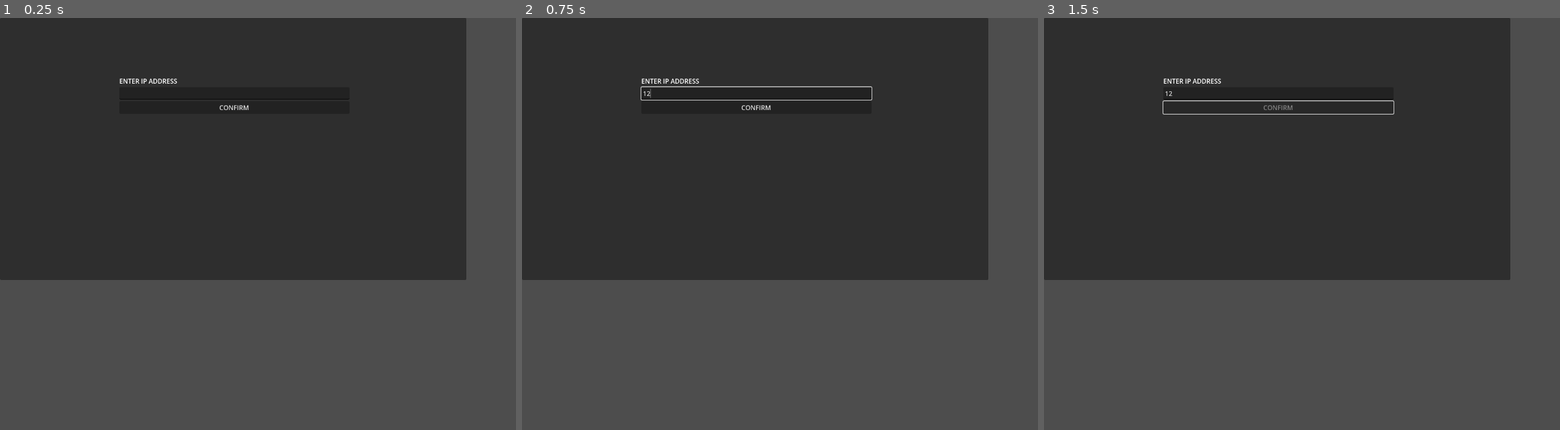
Above: before the commit, frames 1-3 (left to right).
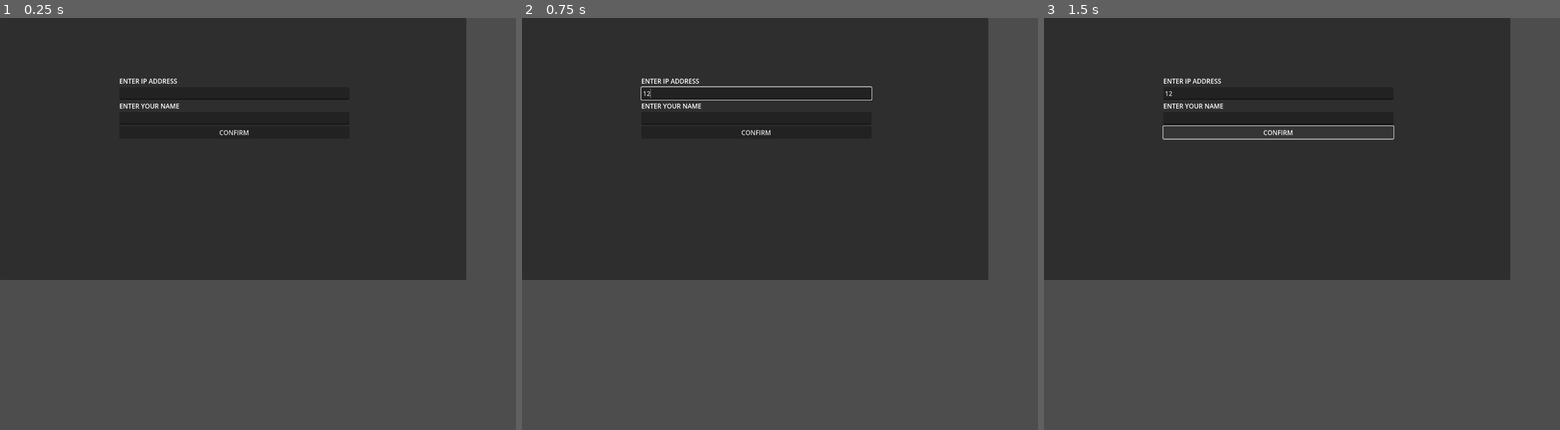
Above: after the commit, the same moments.

Repository: UNLAM-PROG-C/2025-PROGC-Q2-M2
Game: Godot game, scene res://main.tscn
The game is run twice, just before and just after one commit, with the same random seed, the same clock (stepped at 60 frames per second) and the same inputs.
Inputs (mouse positions are in pixels of both pictures, inside the frame that each line leads up to):
- Up to frame 1 (0.25 s): no input
- Up to frame 2 (0.75 s): click (754, 92) at 0.52 s; type "12" at 0.6 s
- Up to frame 3 (1.5 s): click "CONFIRM" at 1.25 s

The runs differ from the first frame. In frame 1, 0.2% of the frame differs, in the area x 23-68%, y 20-29%; in frame 2, 0.2%; in frame 3, 0.7%, in the area x 23-68%, y 20-30%.
Error before the commit: Out of bounds get index '1' (on base: 'PackedStringArray') (res://scripts/main_menu.gd:22)

Commit message:
Version 1.0

Diff:
--- a/TP-Integrador/main.tscn
+++ b/TP-Integrador/main.tscn
@@ -30,6 +30,14 @@
 [node name="IpInput" type="LineEdit" parent="Panel/VBoxContainer"]
 layout_mode = 2
 
+[node name="NameLabel" type="Label" parent="Panel/VBoxContainer"]
+layout_mode = 2
+text = "ENTER YOUR NAME"
+
+[node name="NameInput" type="LineEdit" parent="Panel/VBoxContainer"]
+layout_mode = 2
+max_length = 24
+
 [node name="StartButton" type="Button" parent="Panel/VBoxContainer"]
 layout_mode = 2
 text = "CONFIRM"
--- a/TP-Integrador/network/connection.gd
+++ b/TP-Integrador/network/connection.gd
@@ -1,6 +1,7 @@
 extends Node
 
 signal state_update(payload: PackedByteArray)
+signal names_update(player_name: String, opponent_name: String)
 
 enum ConnectionStatus {
 	DISCONNECTED,
@@ -13,20 +14,25 @@
 
 const ServerMessageType := {
 	STATE_UPDATE = 0,
+	NAMES_UPDATE = 1,
 }
 
 const ClientMessageType := {
 	GET_STATE = 0,
 	HIT = 1,
 	PLACE_BOAT = 2,
+	SET_NAME = 3,
 }
 
 var status: ConnectionStatus = ConnectionStatus.DISCONNECTED
 var tcp: StreamPeerTCP
 var _receive_buffer := PackedByteArray()
+var player_name: String = ""
+var opponent_name: String = ""
 
 func reset() -> void:
 	_receive_buffer.clear()
+	opponent_name = ""
 
 func send_message(message_type: int, payload: PackedByteArray = PackedByteArray()) -> void:
 	if not tcp:
@@ -67,6 +73,8 @@
 		match message_type:
 			ServerMessageType.STATE_UPDATE:
 				emit_signal("state_update", payload)
+			ServerMessageType.NAMES_UPDATE:
+				_process_names_payload(payload)
 			_:
 				print("Warning: received unknown server message type: %d" % message_type)
 
@@ -74,3 +82,25 @@
 			_receive_buffer.clear()
 		else:
 			_receive_buffer = _receive_buffer.slice(total_length, _receive_buffer.size())
+
+func _process_names_payload(payload: PackedByteArray) -> void:
+	if payload.size() < 2:
+		print("Warning: received names payload too short")
+		return
+	var index := 0
+	var self_len := payload[index]
+	index += 1
+	if payload.size() < index + self_len + 1:
+		print("Warning: names payload truncated for player name")
+		return
+	var self_bytes := payload.slice(index, index + self_len)
+	index += self_len
+	var opponent_len := payload[index]
+	index += 1
+	if payload.size() < index + opponent_len:
+		print("Warning: names payload truncated for opponent name")
+		return
+	var opponent_bytes := payload.slice(index, index + opponent_len)
+	player_name = self_bytes.get_string_from_utf8().strip_edges()
+	opponent_name = opponent_bytes.get_string_from_utf8().strip_edges()
+	emit_signal("names_update", player_name, opponent_name)
--- a/TP-Integrador/scenes/game/board.tscn
+++ b/TP-Integrador/scenes/game/board.tscn
@@ -113,10 +113,6 @@
 theme_override_constants/v_separation = 0
 columns = 10
 
-[node name="Player2Overlay" type="Node2D" parent="HFlowContainer/Player2Panel"]
-z_index = 2
-position = Vector2(4, 4)
-
 [node name="Player2Effects" type="Node2D" parent="HFlowContainer/Player2Panel"]
 z_index = 4
 position = Vector2(4, 4)
@@ -125,10 +121,10 @@
 layout_mode = 1
 anchors_preset = 10
 anchor_right = 1.0
-offset_left = 32.0
-offset_top = 16.0
-offset_right = -32.0
-offset_bottom = 132.0
+offset_left = -52.0
+offset_top = 60.0
+offset_right = 44.0
+offset_bottom = 346.0
 grow_horizontal = 2
 
 [node name="MarginContainer" type="MarginContainer" parent="StatusPanel"]
@@ -136,6 +132,10 @@
 anchors_preset = 15
 anchor_right = 1.0
 anchor_bottom = 1.0
+offset_left = -1.0
+offset_top = 6.0
+offset_right = -1.0
+offset_bottom = 30.0
 grow_horizontal = 2
 grow_vertical = 2
 theme_override_constants/margin_left = 16
@@ -147,6 +147,18 @@
 layout_mode = 2
 size_flags_horizontal = 3
 theme_override_constants/separation = 6
+
+[node name="PlayerNameLabel" type="Label" parent="StatusPanel/MarginContainer/VBoxContainer"]
+layout_mode = 2
+size_flags_horizontal = 3
+text = "Jugador: Vos"
+horizontal_alignment = 1
+
+[node name="OpponentNameLabel" type="Label" parent="StatusPanel/MarginContainer/VBoxContainer"]
+layout_mode = 2
+size_flags_horizontal = 3
+text = "Oponente: Oponente"
+horizontal_alignment = 1
 
 [node name="PhaseLabel" type="Label" parent="StatusPanel/MarginContainer/VBoxContainer"]
 layout_mode = 2
--- a/TP-Integrador/scripts/board.gd
+++ b/TP-Integrador/scripts/board.gd
@@ -4,13 +4,14 @@
 @onready var grid_player_2 = $Player2Panel/Player2Board
 @onready var player_ships_overlay: Node2D = $Player1Panel/Player1Overlay
 @onready var player_effects_overlay: Node2D = $Player1Panel/Player1Effects
-@onready var opponent_ships_overlay: Node2D = $Player2Panel/Player2Overlay
 @onready var opponent_effects_overlay: Node2D = $Player2Panel/Player2Effects
 @onready var preview_overlay: Node2D = $Player1Panel/Player1Preview
 @onready var status_panel: Panel = get_parent().get_node("StatusPanel")
 @onready var phase_label: Label = status_panel.get_node("MarginContainer/VBoxContainer/PhaseLabel")
 @onready var turn_label: Label = status_panel.get_node("MarginContainer/VBoxContainer/TurnLabel")
 @onready var placement_container: HBoxContainer = status_panel.get_node("MarginContainer/VBoxContainer/PlacementContainer")
+@onready var player_name_label: Label = status_panel.get_node("MarginContainer/VBoxContainer/PlayerNameLabel")
+@onready var opponent_name_label: Label = status_panel.get_node("MarginContainer/VBoxContainer/OpponentNameLabel")
 
 const GRID_SIZE := 10
 const CELL_PIXEL_SIZE := 60
@@ -89,9 +90,12 @@
 var explosion_textures: Array[Texture2D] = []
 var player_explosions := {}
 var opponent_explosions := {}
-var opponent_destroyed_ships := {}
-var opponent_revealed_counts := {2: 0, 3: 0, 4: 0, 5: 0}
+var opponent_destroyed_ship_keys := {}
 var player_ship_layout: Array = []
+var player_display_name: String = ""
+var opponent_display_name: String = ""
+var last_status_header: int = -1
+var last_status_is_player_turn: bool = false
 
 func _input(event):
 	if event.is_action_released("rotate"):
@@ -106,6 +110,7 @@
 	_init_ship_textures()
 	_init_explosion_textures()
 	_init_status_ui()
+	_refresh_name_labels()
 	_update_placement_icons(0)
 	for row in range(GRID_SIZE):
 		var row_array := []
@@ -587,6 +592,27 @@
 		"horizontal": horizontal,
 	})
 
+func update_player_names(player_name: String, opponent_name: String) -> void:
+	player_display_name = player_name.strip_edges()
+	opponent_display_name = opponent_name.strip_edges()
+	_refresh_name_labels()
+	if last_status_header != -1:
+		update_status(last_status_header, last_status_is_player_turn)
+
+func _refresh_name_labels() -> void:
+	if player_name_label:
+		var label := player_display_name if _has_player_name() else "Vos"
+		player_name_label.text = "Jugador: %s" % label
+	if opponent_name_label:
+		var label := opponent_display_name if _has_opponent_name() else "Oponente"
+		opponent_name_label.text = "Oponente: %s" % label
+
+func _has_player_name() -> bool:
+	return player_display_name != ""
+
+func _has_opponent_name() -> bool:
+	return opponent_display_name != ""
+
 func _spawn_ship_sprite(texture: Texture2D, length: int, start_row: int, start_col: int, horizontal: bool) -> void:
 	var sprite := _create_ship_sprite(texture, length, start_row, start_col, horizontal, 2)
 	if sprite == null:
@@ -614,9 +640,15 @@
 	return sprite
 
 func update_status(header: int, is_player_turn: bool) -> void:
+	last_status_header = header
+	last_status_is_player_turn = is_player_turn
 	var active_length: int = 0
 	var phase_text: String = ""
 	var info_text: String = ""
+	var has_player_name := _has_player_name()
+	var has_opponent_name := _has_opponent_name()
+	var player_name := player_display_name
+	var opponent_name := opponent_display_name
 	match header:
 		254:
 			phase_text = "¡Ganaste!"
@@ -642,16 +674,27 @@
 				info_text = "Faltan: %s" % String(", ").join(remaining)
 		1:
 			current_ship_size = 0
-			phase_text = "Esperando a que el oponente coloque sus barcos..."
+			if has_opponent_name:
+				phase_text = "Esperando a que %s coloque sus barcos..." % opponent_name
+			else:
+				phase_text = "Esperando a que el oponente coloque sus barcos..."
 			info_text = "Barcos listos: %d / %d" % [placement_progress, PLACEMENT_SEQUENCE.size()]
 		0:
 			current_ship_size = 0
 			if is_player_turn:
-				phase_text = "¡Tu turno para atacar!"
-				info_text = "Seleccioná una celda del tablero enemigo."
+				if has_player_name:
+					phase_text = "¡Tu turno, %s!" % player_name
+					info_text = "Seleccioná una celda del tablero enemigo de %s." % (opponent_name if has_opponent_name else "tu oponente")
+				else:
+					phase_text = "¡Tu turno para atacar!"
+					info_text = "Seleccioná una celda del tablero enemigo."
 			else:
-				phase_text = "Turno del oponente..."
-				info_text = "Esperá el disparo del oponente."
+				if has_opponent_name:
+					phase_text = "Turno de %s..." % opponent_name
+					info_text = "%s está atacando. Esperá su disparo." % opponent_name
+				else:
+					phase_text = "Turno del oponente..."
+					info_text = "Esperá el disparo del oponente."
 		_:
 			current_ship_size = 0
 			phase_text = "Preparando partida..."
@@ -809,24 +852,9 @@
 			if not all_hit:
 				continue
 			var ship_key := _ship_coords_key(coords)
-			if opponent_destroyed_ships.has(ship_key):
+			if opponent_destroyed_ship_keys.has(ship_key):
 				continue
-			var min_row: int = coords[0].x
-			var min_col: int = coords[0].y
-			for point in coords:
-				var coord_point: Vector2i = point
-				min_row = min(min_row, coord_point.x)
-				min_col = min(min_col, coord_point.y)
-			var length: int = coords.size()
-			var horizontal: bool = bool(ship_info.get("horizontal", true))
-			var ship_data := {
-				"length": length,
-				"horizontal": horizontal,
-				"start_row": min_row,
-				"start_col": min_col,
-			}
-			opponent_destroyed_ships[ship_key] = ship_data
-			_reveal_opponent_ship(ship_key, ship_data)
+			opponent_destroyed_ship_keys[ship_key] = true
 			_handle_opponent_ship_destroyed(coords)
 
 func _collect_ship_from_raw(raw_values: Array, visited: Array, start_row: int, start_col: int) -> Dictionary:
@@ -875,29 +903,6 @@
 		parts.append("%d_%d" % [pos.x, pos.y])
 	return String(";").join(parts)
 
-func _reveal_opponent_ship(ship_key: String, ship_data: Dictionary) -> void:
-	if opponent_ships_overlay == null:
-		return
-	var length: int = ship_data.get("length", 0)
-	if length < 2:
-		return
-	var textures: Array = ship_textures_by_length.get(length, [])
-	if textures.is_empty():
-		return
-	var reveal_count: int = opponent_revealed_counts.get(length, 0)
-	var texture_index: int = min(reveal_count, textures.size() - 1)
-	var texture: Texture2D = textures[texture_index]
-	opponent_revealed_counts[length] = reveal_count + 1
-	var horizontal: bool = bool(ship_data.get("horizontal", true))
-	var start_row: int = ship_data.get("start_row", 0)
-	var start_col: int = ship_data.get("start_col", 0)
-	var sprite := _create_ship_sprite(texture, length, start_row, start_col, horizontal, 2)
-	if sprite == null:
-		return
-	opponent_ships_overlay.add_child(sprite)
-	ship_data["sprite"] = sprite
-	opponent_destroyed_ships[ship_key] = ship_data
-
 func _handle_opponent_ship_destroyed(coords: Array) -> void:
 	var ordered := coords.duplicate()
 	ordered.sort_custom(Callable(self, "_compare_vector2i"))
@@ -975,8 +980,7 @@
 func _clear_all_explosions(clear_player_layout: bool = true) -> void:
 	_clear_explosion_store(player_explosions)
 	_clear_explosion_store(opponent_explosions)
-	_clear_opponent_ships()
-	opponent_destroyed_ships.clear()
+	opponent_destroyed_ship_keys.clear()
 	if clear_player_layout:
 		player_ship_layout.clear()
 
@@ -986,12 +990,6 @@
 		if is_instance_valid(sprite):
 			sprite.queue_free()
 	store.clear()
-
-func _clear_opponent_ships() -> void:
-	if opponent_ships_overlay:
-		for child in opponent_ships_overlay.get_children():
-			child.queue_free()
-	opponent_revealed_counts = {2: 0, 3: 0, 4: 0, 5: 0}
 
 func _compare_vector2i(a: Vector2i, b: Vector2i) -> bool:
 	if a.x == b.x:
--- a/TP-Integrador/scripts/connection_manager.gd
+++ b/TP-Integrador/scripts/connection_manager.gd
@@ -2,8 +2,10 @@
 
 func _ready() -> void:
 	ConnectionState.state_update.connect(_on_state_update)
+	ConnectionState.names_update.connect(_on_names_update)
 	if ConnectionState.tcp:
 		ConnectionState.reset()
+	_apply_names()
 
 func _process(delta: float) -> void:
 	if not ConnectionState.tcp:
@@ -68,3 +70,14 @@
 	ConnectionState.reset()
 	ConnectionState.status = ConnectionState.ConnectionStatus.DISCONNECTED
 	get_tree().change_scene_to_file("res://main.tscn")
+
+func _on_names_update(player_name: String, opponent_name: String) -> void:
+	_apply_names()
+
+func _apply_names() -> void:
+	var game_board := get_node_or_null("HFlowContainer")
+	if not game_board:
+		return
+	if not game_board.has_method("update_player_names"):
+		return
+	game_board.update_player_names(ConnectionState.player_name, ConnectionState.opponent_name)
--- a/TP-Integrador/scripts/main_menu.gd
+++ b/TP-Integrador/scripts/main_menu.gd
@@ -1,9 +1,12 @@
 extends Control
 
 @onready var ip_input = $Panel/VBoxContainer/IpInput
+@onready var name_input = $Panel/VBoxContainer/NameInput
 @onready var start_button = $Panel/VBoxContainer/StartButton
 # Amount of retries for connection
 var MAX_RETRIES = 30
+const DEFAULT_PORT := 1234
+const MAX_NAME_LENGTH := 24
 
 func _ready() -> void:
 	start_button.pressed.connect(_on_start_button_pressed)
@@ -11,17 +14,40 @@
 func _on_start_button_pressed():
 	start_button.disabled = true
 	var ip_address: String = ip_input.text.strip_edges()
+	var player_name: String = name_input.text.strip_edges()
+
+	if player_name == "":
+		print("Please enter a name")
+		start_button.disabled = false
+		return
+	if player_name.length() > MAX_NAME_LENGTH:
+		player_name = player_name.substr(0, MAX_NAME_LENGTH)
+		name_input.text = player_name
 
 	if ip_address == "":
 		print("Please enter a valid ip address")
 		start_button.disabled = false
 		return
-	print("IP entered: ", ip_address)
+	var parts := ip_address.split(":", false, 1)
+	var ip: String
+	var port: int = DEFAULT_PORT
+	if parts.size() == 0 or parts[0] == "":
+		print("Please enter a valid ip address")
+		start_button.disabled = false
+		return
+	ip = parts[0]
+	if parts.size() > 1:
+		if parts[1] == "":
+			print("Please enter a valid port")
+			start_button.disabled = false
+			return
+		port = int(parts[1])
+		if port <= 0 or port > 65535:
+			print("Please enter a valid port")
+			start_button.disabled = false
+			return
 
-	var ip = ip_address.split(":", true, 1)[0]
-	var port = ip_address.split(":",true, 1)[1]
-
-	var err = await connect_to_host_and_check_success(ip, int(port))
+	var err = await connect_to_host_and_check_success(ip, port, player_name)
 
 	if err == OK:
 		get_tree().change_scene_to_file("res://scenes/game/board.tscn")
@@ -32,7 +58,7 @@
 		return
 
 
-func connect_to_host_and_check_success(ip: String, port: int) -> Error:
+func connect_to_host_and_check_success(ip: String, port: int, player_name: String) -> Error:
 	var tcp = StreamPeerTCP.new()
 	var err = tcp.connect_to_host(ip, int(port))
 	if err != OK:
@@ -51,6 +77,9 @@
 	match tcp.get_status():
 		StreamPeerTCP.STATUS_CONNECTED:
 			ConnectionState.status = ConnectionState.ConnectionStatus.CONNECTED
+			ConnectionState.player_name = player_name
+			var name_payload := player_name.to_utf8_buffer()
+			ConnectionState.send_message(ConnectionState.ClientMessageType.SET_NAME, name_payload)
 			ConnectionState.send_message(ConnectionState.ClientMessageType.GET_STATE)
 			return OK
 		_:
Not shown, changed: .gitignore
Not shown, changed: TP-Integrador/server/src/game_server.rs
